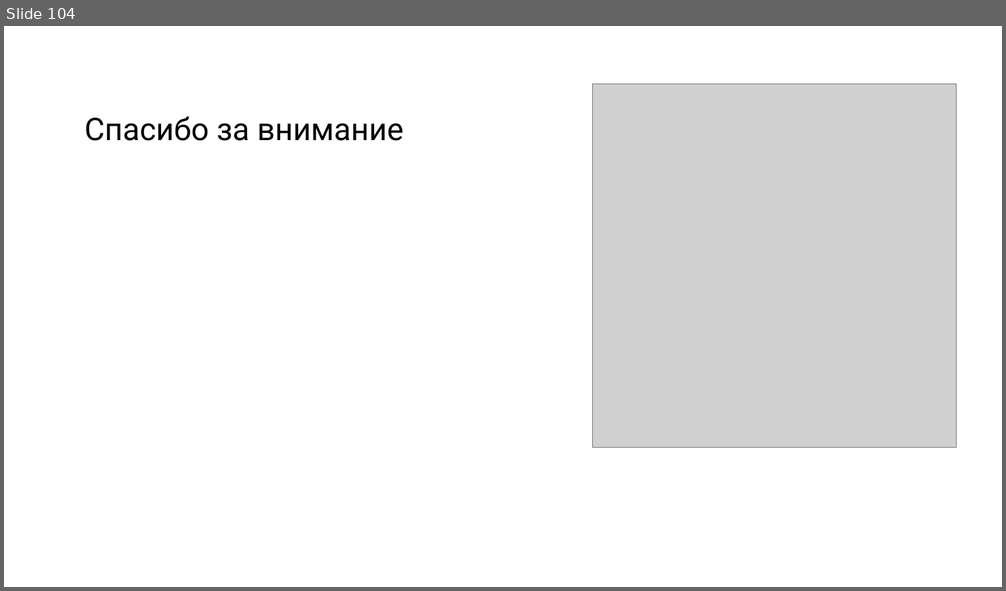
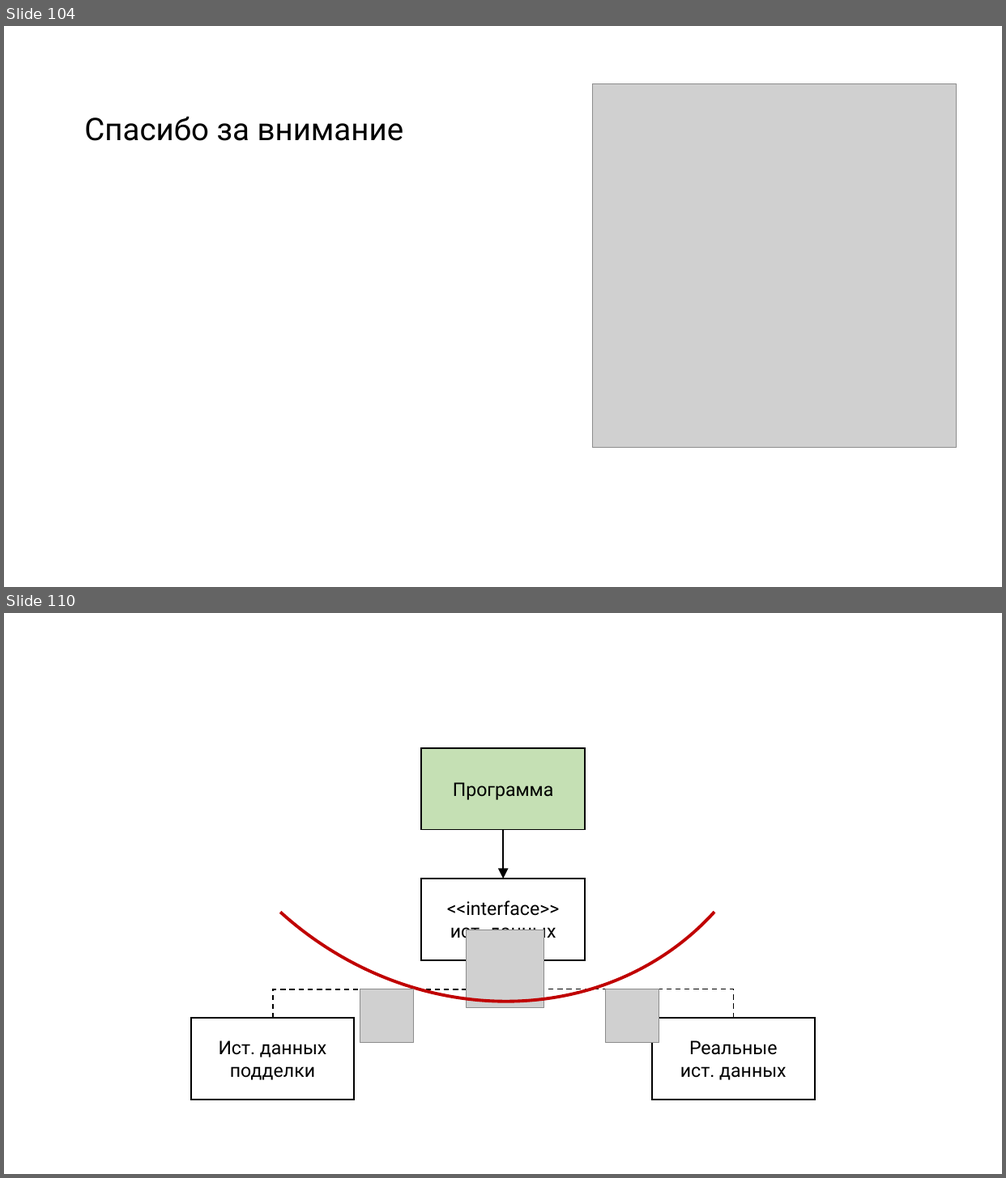
Before and after one commit to rkhaimov/brain-gym, a slide deck: Презентация.pptx. Shown one above the other, each under a label of ours: slide 104 before the commit, slides 104 and 110 after it; the slides between them are not shown. The pictures are 1006x591 and 1006x1178 pixels, drawn with LibreOffice and Linux fonts; fonts in the diff are those of the drawing; grey boxes stand for pictures; background and template pictures are left out. Boxes give left, top, right and bottom in pixels: in the first picture for what was removed or moved away, otherwise in the second. Text is boxed around its words. In the diff, an @@ line names an element or a change of style, - is before the commit and + after.

```diff
--- a/Презентация.pptx
+++ b/Презентация.pptx
@@ slide 110 added at bbox=[4, 613, 1002, 1174], background #FFFFFF @@
@@ arc (boxed as its full ellipse) added at bbox=[4, 613, 981, 1174], outline #5B9BD5 0.5 pt @@
@@ arc (boxed as its full ellipse) added at bbox=[42, 613, 910, 1128], outline #C00000 3 pt @@
@@ picture added at bbox=[467, 931, 544, 1008] @@
@@ group added at bbox=[191, 747, 815, 1100]: 4 rectangles, 3 elbow arrows @@
+Программа
+Реальные
+ист. данных
+<<interface>>
+ист. данных
+Ист. данных подделки
@@ picture added at bbox=[360, 990, 414, 1043] @@
@@ picture added at bbox=[606, 990, 659, 1043] @@
```
Also in this commit, not shown: 5 slides changed, 7 other slides added, 11 other files.
